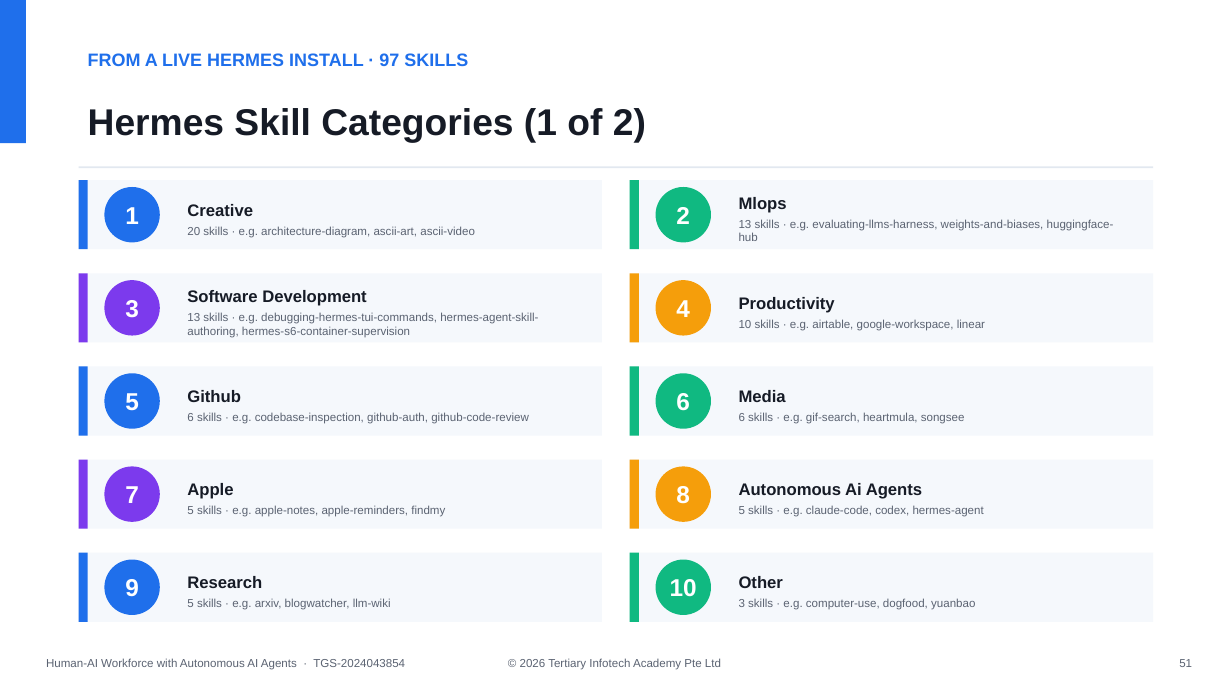
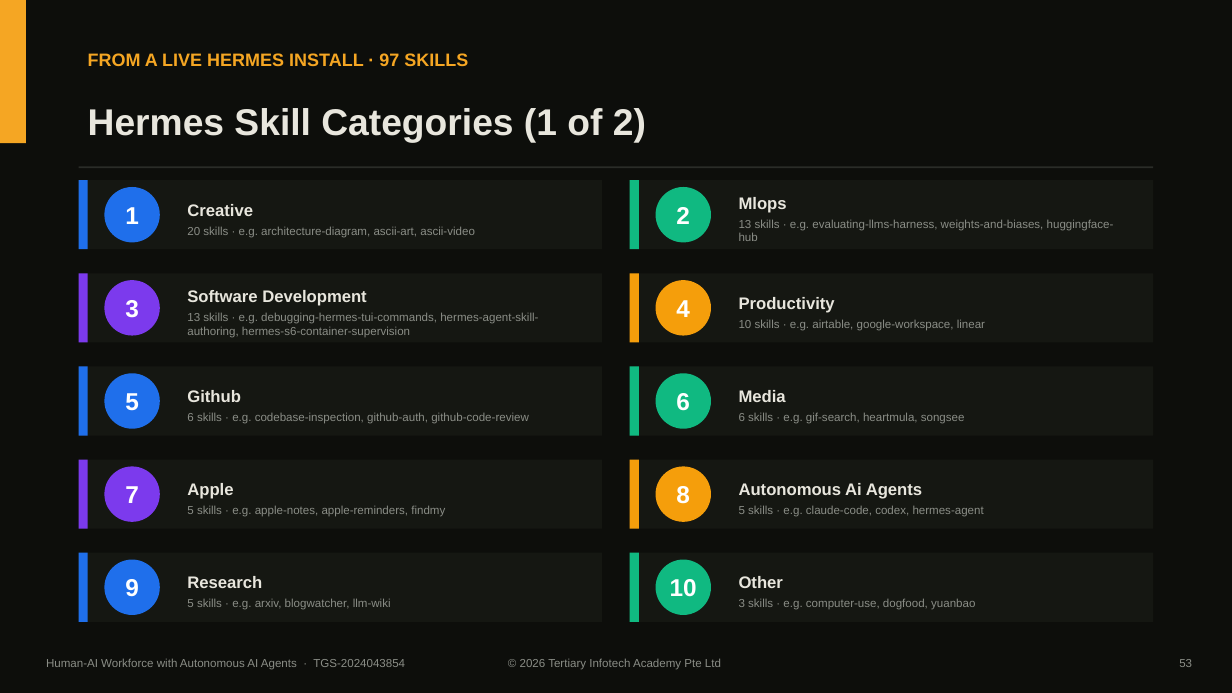
Before and after one commit to tertiarycourses/TGS-2024043854-Build-a-Human-AI-Workforce-with-Autonomous-AI-Agents, a slide deck: slide 54 of courseware/Human-AI Workforce with Autonomous AI Agents-v1.3.pptx (slide 52 before the commit). Drawn at 1232x693 pixels with LibreOffice and Linux fonts; fonts in the diff are those of the drawing. Boxes give left, top, right and bottom in pixels: in the first picture for what was removed or moved away, otherwise in the second. Text is boxed around its words. In the diff, an @@ line names an element or a change of style, - is before the commit and + after.

```diff
--- a/courseware/Human-AI Workforce with Autonomous AI Agents-v1.3.pptx
+++ b/courseware/Human-AI Workforce with Autonomous AI Agents-v1.3.pptx
@@ rectangle at box(0, 0, 26, 143): fill #1F6FEB to #F5A623 @@
@@ rectangle added at box(0, 0, 1232, 693), fill #0D0E0B @@
@@ text "FROM A LIVE HERMES INSTALL ..." at box(88, 53, 468, 66): text colour #1F6FEB to #F5A623 @@
@@ text "Hermes Skill Categories (1 of ..." at box(88, 108, 646, 143): text colour #161B26 to #E8E6DD @@
@@ rectangle at box(79, 166, 1153, 168): fill #E2E8F0 to #2A2C28 @@
@@ text "Creative" at box(187, 204, 475, 238): text colour #161B26 to #E8E6DD in "Creative"; text colour #5B6372 to #8A8D86 in "20 skills · e.g. architecture-diagram, ascii-art, ascii-vide ..." @@
@@ text "Mlops" at box(739, 197, 1114, 241): text colour #161B26 to #E8E6DD in "Mlops"; text colour #5B6372 to #8A8D86 @@
@@ text "Software Development" at box(187, 290, 538, 337): text colour #161B26 to #E8E6DD in "Software Development"; text colour #5B6372 to #8A8D86 in "13 skills · e.g. debugging-hermes-tui-commands, hermes-agent ..." @@
@@ text "Productivity" at box(739, 297, 985, 331): text colour #161B26 to #E8E6DD in "Productivity"; text colour #5B6372 to #8A8D86 in "10 skills · e.g. airtable, google-workspace, linear" @@
@@ text "Github" at box(187, 390, 529, 424): text colour #161B26 to #E8E6DD in "Github"; text colour #5B6372 to #8A8D86 @@
@@ text "Media" at box(739, 390, 965, 424): text colour #161B26 to #E8E6DD in "Media"; text colour #5B6372 to #8A8D86 in "6 skills · e.g. gif-search, heartmula, songsee" @@
@@ text "Apple" at box(187, 483, 445, 517): text colour #161B26 to #E8E6DD in "Apple"; text colour #5B6372 to #8A8D86 @@
@@ text "Autonomous Ai Agents" at box(739, 483, 984, 517): text colour #161B26 to #E8E6DD in "Autonomous Ai Agents"; text colour #5B6372 to #8A8D86 in "5 skills · e.g. claude-code, codex, hermes-agent" @@
@@ text "Research" at box(187, 576, 391, 610): text colour #161B26 to #E8E6DD in "Research"; text colour #5B6372 to #8A8D86 in "5 skills · e.g. arxiv, blogwatcher, llm-wiki" @@
@@ fill #F5F8FC to #151712 in 10 elements at box(79, 180, 603, 250), box(630, 180, 1154, 250), box(79, 274, 603, 343), box(630, 274, 1154, 343), box(79, 367, 603, 436), box(630, 367, 1154, 436), box(79, 459, 603, 529), box(630, 459, 1154, 529), box(79, 553, 603, 622), box(630, 553, 1154, 622) @@
@@ text "Other" at box(739, 576, 975, 610): text colour #161B26 to #E8E6DD in "Other"; text colour #5B6372 to #8A8D86 in "3 skills · e.g. computer-use, dogfood, yuanbao" @@
@@ text "Human-AI Workforce with Autonomous AI ..." at box(46, 658, 405, 670): text colour #5B6372 to #8A8D86 @@
@@ text "© 2026 Tertiary Infotech Academy ..." at box(520, 658, 721, 670): text colour #5B6372 to #8A8D86 @@
@@ text at box(1179, 659, 1192, 667): text changed; text colour #5B6372 to #8A8D86 @@
-51
+53
```
Also in this commit, not shown: 255 other slides changed, 2 slides added, 9 other files.
